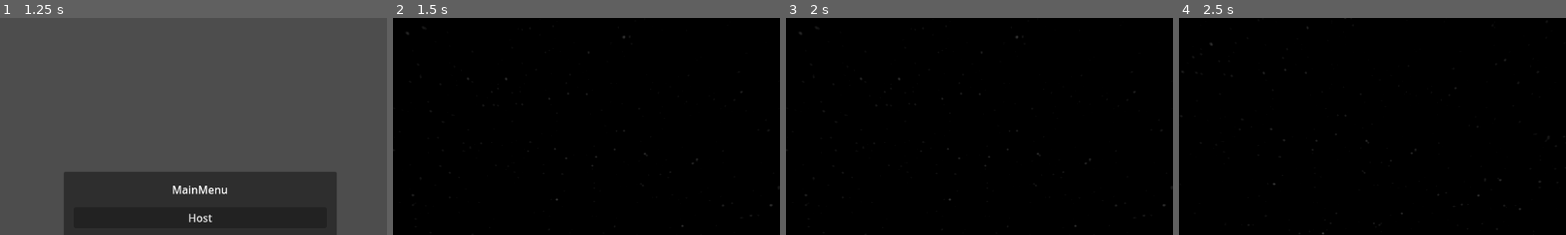
Above: before the commit, frames 1-4 (left to right).
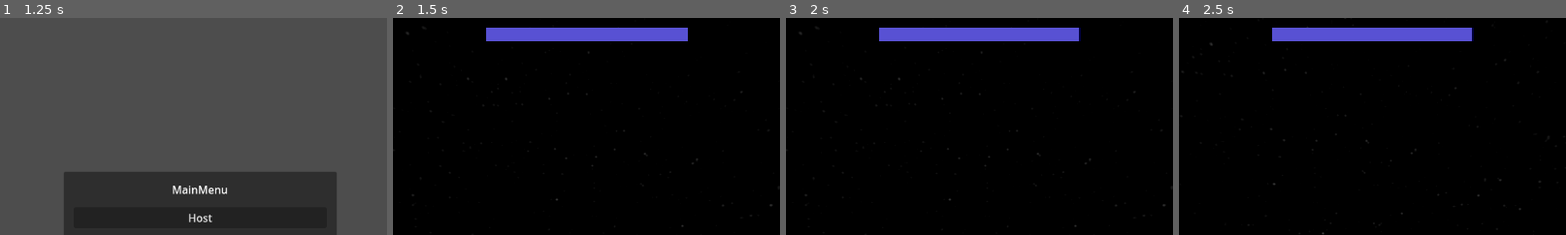
Above: after the commit, the same moments.

Repository: YuraStebel/CosmosGodotProject
Game: Godot game, scene res://scenes/wrld.tscn
Same seed, same stepped clock (60 frames per second), same inputs: the game is played once before the commit and once after it. The engine's default icon, where the game draws it, is replaced by a stand-in: a white triangle on a blue panel in a dark square.
Inputs (mouse positions are % of the whole screen's width and height, from its top left):
- Up to frame 1 (1.25 s): click (50, 60) at 0.52 s; type "12" at 0.6 s
- Up to frame 2 (1.5 s): click "Host" at 1.25 s
- Up to frame 3 (2 s): no input
- Up to frame 4 (2.5 s): tap Enter (ui_accept) at 2, 2.27 s; move the mouse to (55, 50) at 2.02 s; hold W (forward) from 2.03 s (still down); tap D (righ) at 2.1 s
The pictures show only the part of the screen within x 24-74%, y 0-50%; the shares and areas given below are measured in that part.

Frame 1 is identical in both runs. In frame 2, 3.3% of the frame differs, in the area x 24-77%, y 4-11%; in frame 3, 3.3%; in frame 4, 3.3%.

Commit message:
added oxygen bar

Diff:
--- a/scenes/player.tscn
+++ b/scenes/player.tscn
@@ -1,7 +1,9 @@
-[gd_scene load_steps=6 format=3 uid="uid://cc3xq36jc4yo"]
+[gd_scene load_steps=8 format=3 uid="uid://cc3xq36jc4yo"]
 
 [ext_resource type="Script" uid="uid://5bierablijt0" path="res://scripts/rigid_body_3d.gd" id="1_4flbx"]
-[ext_resource type="Script" uid="uid://crympepllrhbt" path="res://scripts/player_oxygen.gd" id="2_g2els"]
+[ext_resource type="Texture2D" uid="uid://8hal0pb3km32" path="res://images/player_hud/oxygenbarbackground.png" id="3_dqkch"]
+[ext_resource type="Script" uid="uid://cvyiy2hvov5n6" path="res://scripts/player_stats.gd" id="3_qhqgy"]
+[ext_resource type="Texture2D" uid="uid://b6nuombnv88gm" path="res://images/player_hud/oxygenbar.png" id="4_qlg0r"]
 
 [sub_resource type="CapsuleShape3D" id="CapsuleShape3D_h5h1p"]
 
@@ -39,5 +41,27 @@
 [node name="MultiplayerSynchronizer" type="MultiplayerSynchronizer" parent="."]
 replication_config = SubResource("SceneReplicationConfig_3vyb7")
 
-[node name="PlayerOxygen" type="Node" parent="."]
-script = ExtResource("2_g2els")
+[node name="PlayerStats" type="Node" parent="."]
+script = ExtResource("3_qhqgy")
+
+[node name="HUD" type="Control" parent="."]
+layout_mode = 3
+anchors_preset = 0
+offset_right = 40.0
+offset_bottom = 40.0
+
+[node name="OxygenBar" type="TextureProgressBar" parent="HUD"]
+layout_mode = 1
+anchors_preset = -1
+anchor_left = 9.675
+anchor_top = 0.375
+anchor_right = 18.675
+anchor_bottom = 1.375
+offset_left = 80.0
+offset_right = -80.0
+grow_horizontal = 2
+grow_vertical = 2
+value = 100.0
+texture_under = ExtResource("3_dqkch")
+texture_progress = ExtResource("4_qlg0r")
+metadata/_edit_use_anchors_ = true
--- a/scripts/player_oxygen.gd
+++ b/scripts/player_stats.gd
@@ -1,4 +1,3 @@
-# player_oxygen.gd
 extends Node
 
 # Настройки кислорода
@@ -9,6 +8,8 @@
 var current_oxygen: float
 var is_in_oxygen_zone: bool = false
 
+@onready var oxygen_bar = $"../HUD/OxygenBar"
+
 func _ready():
 	current_oxygen = max_oxygen
 
@@ -16,7 +17,6 @@
 	if is_multiplayer_authority():
 		update_oxygen(delta)
 		sync_oxygen_state()
-		print(current_oxygen)
 
 # Обновление уровня кислорода
 func update_oxygen(delta):
@@ -26,6 +26,12 @@
 	else:
 		# Потребление кислорода
 		current_oxygen = max(current_oxygen - oxygen_consumption_rate * delta, 0)
+
+	if current_oxygen == 100:
+		oxygen_bar.visible = false
+	else:
+		oxygen_bar.visible = true
+	oxygen_bar.value = current_oxygen
 
 	# Проверка на смерть от удушья
 	if current_oxygen <= 0:
--- a/scripts/rigid_body_3d.gd
+++ b/scripts/rigid_body_3d.gd
@@ -6,7 +6,7 @@
 var mouse_sens: float = 5.0
 var roll_force: float = 125.0
 
-@onready var oxygen_system = $PlayerOxygen
+@onready var Stats = $PlayerStats
 
 func _enter_tree() -> void:
 	set_multiplayer_authority(str(name).to_int())
@@ -50,14 +50,14 @@
 
 # Методы для взаимодействия с кислородной системой
 func enter_oxygen_zone():
-	if oxygen_system:
-		oxygen_system.enter_oxygen_zone()
+	if Stats:
+		Stats.enter_oxygen_zone()
 
 func exit_oxygen_zone():
-	if oxygen_system:
-		oxygen_system.exit_oxygen_zone()
+	if Stats:
+		Stats.exit_oxygen_zone()
 
 func get_oxygen_percentage() -> float:
-	if oxygen_system:
-		return oxygen_system.get_oxygen_percentage()
+	if Stats:
+		return Stats.get_oxygen_percentage()
 	return 1.0
Binary file added: images/player_hud/oxygenbar.png
Not shown, added: images/player_hud/oxygenbar.png.import
Binary file added: images/player_hud/oxygenbarbackground.png
Not shown, added: images/player_hud/oxygenbarbackground.png.import
Not shown, removed: scripts/player_oxygen.gd.uid
Not shown, added: scripts/player_stats.gd.uid
